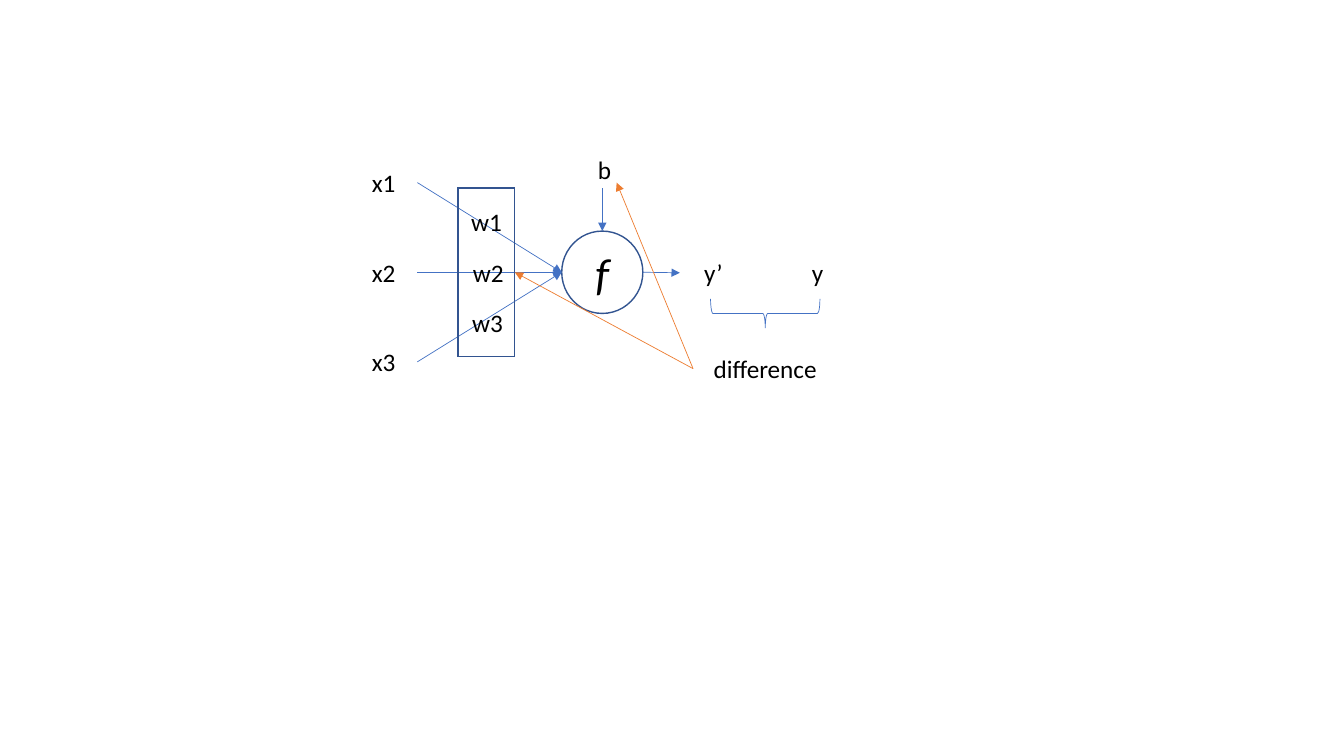
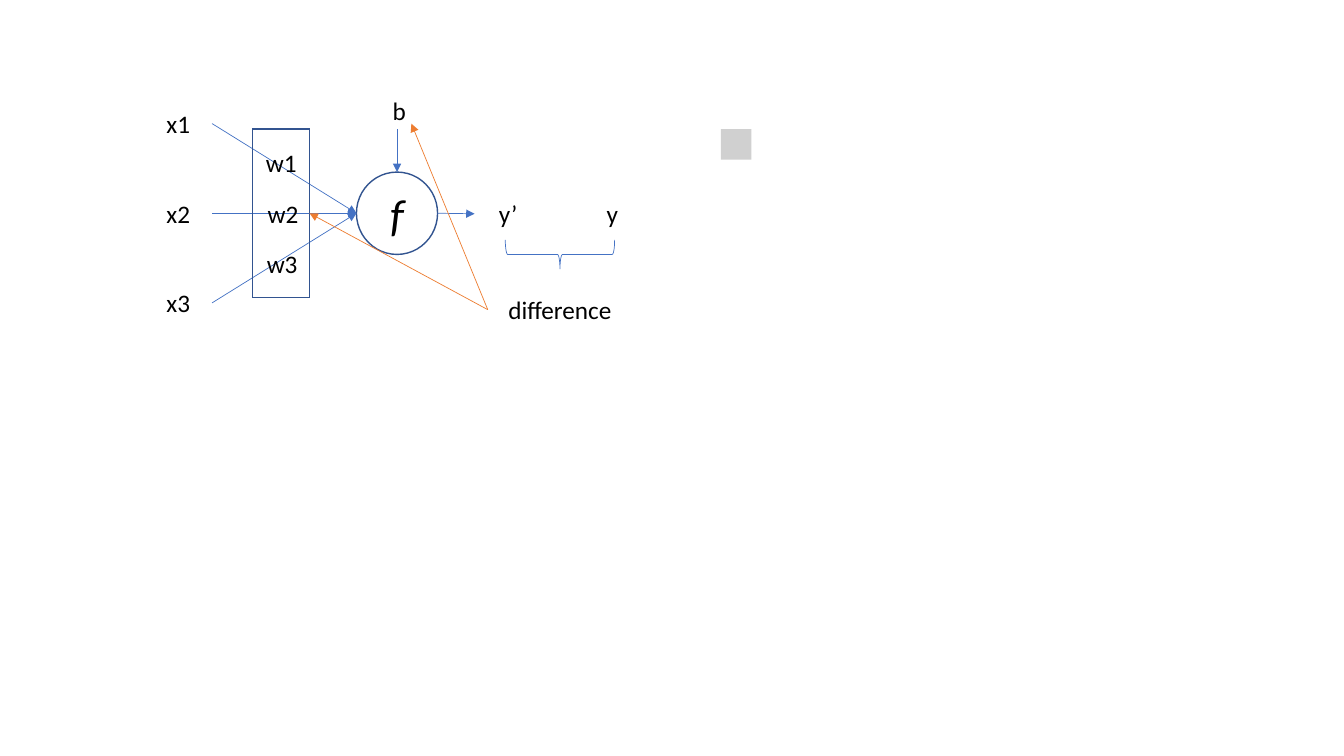
Before and after one commit to Huilin-Li/EasyAlgorithm, a slide deck: slide 1 of pictures/pictures.pptx. Drawn at 1344x756 pixels with LibreOffice and Linux fonts; fonts in the diff are those of the drawing; grey boxes stand for pictures. Boxes give left, top, right and bottom in pixels: in the first picture for what was removed or moved away, otherwise in the second. Text is boxed around its words. In the diff, an @@ line names an element or a change of style, - is before the commit and + after.

```diff
--- a/pictures/pictures.pptx
+++ b/pictures/pictures.pptx
@@ picture added at box(721, 129, 751, 159) @@
@@ 10 ellipses, 7 arrows, 1 text, 1 rectangle, 1 left brace: place and size @@
-10 ellipses, 7 arrows, 1 text, 1 rectangle, 1 left brace at box(350, 149, 852, 396)
+10 ellipses, 7 arrows, 1 text, 1 rectangle, 1 left brace at box(144, 90, 646, 337)
```
Also in this commit, not shown: 1 other slide changed, 1 slide added, 7 other files.
